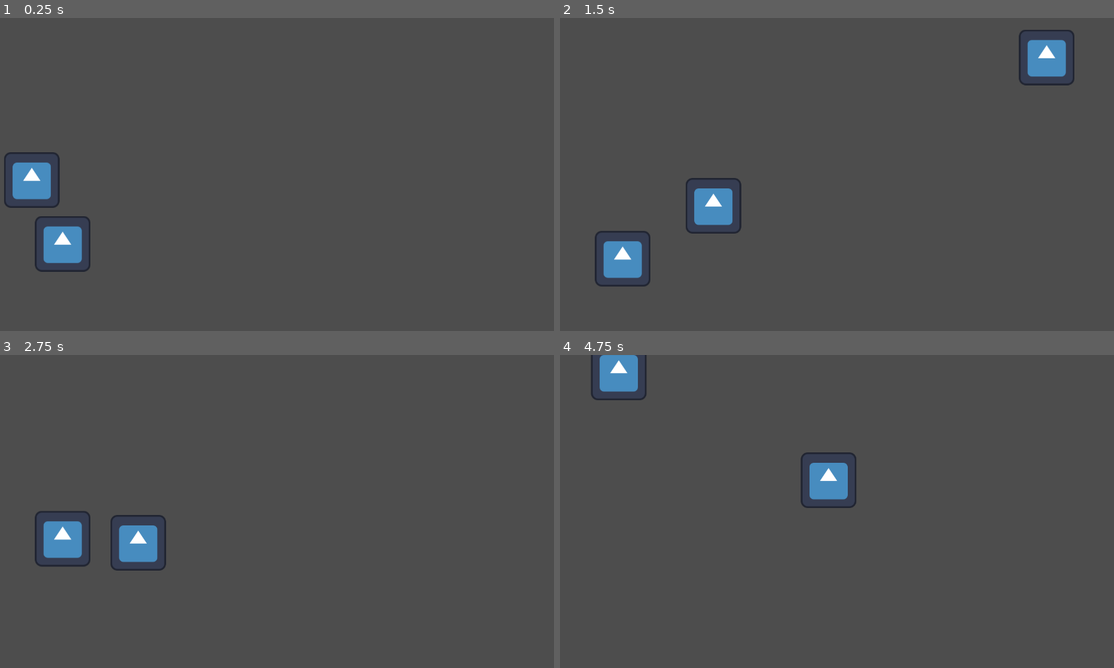
Above: before the commit, frames 1-4 (two rows, left to right).
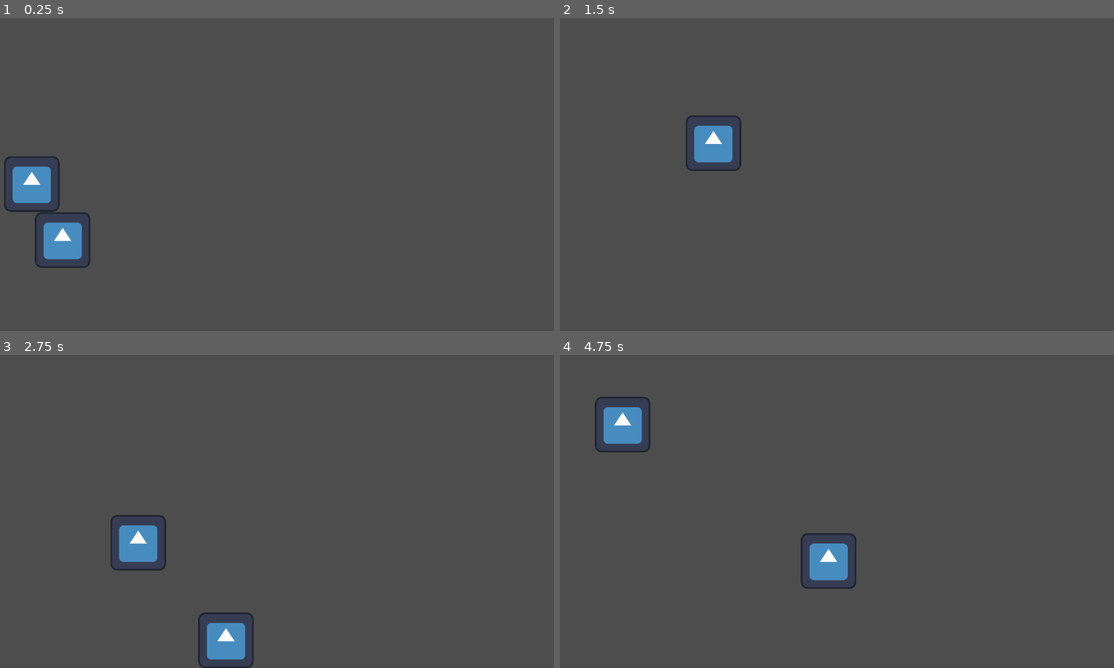
Above: after the commit, the same moments.

Repository: AntDum/EscapeTheBag
Game: Godot game, scene res://scenes/level.tscn
Same seed, same stepped clock (60 frames per second), same inputs: the game is played once before the commit and once after it. The engine's default icon, where the game draws it, is replaced by a stand-in: a white triangle on a blue panel in a dark square.
Inputs:
- Up to frame 1 (0.25 s): no input
- Up to frame 2 (1.5 s): hold D (right) from 0.53 s (still down); tap Space (jump) at 0.77 s
- Up to frame 3 (2.75 s): tap Space (jump) at 1.52 s; release D (right) at 2.03 s; hold A (left) from 2.03 s (still down)
- Up to frame 4 (4.75 s): release A (left) at 2.78 s; hold D (right) 2.78-4.28 s; tap Space (jump) at 3.02, 3.77, 4.52 s; hold A (left) from 4.28 s (still down)

The runs differ from the first frame. In frame 1, 1.0% of the frame differs, in the area x 0-17%, y 42-82%; in frame 2, 4.2%, in the area x 6-93%, y 3-86%; in frame 3, 2.1%; in frame 4, 4.0%.

Commit message:
Add  custom grav to player

Diff:
--- a/project.godot
+++ b/project.godot
@@ -51,10 +51,15 @@
 ]
 }
 
+[layer_names]
+
+2d_physics/layer_1="All"
+2d_physics/layer_2="Victory"
+
 [physics]
 
 common/physics_jitter_fix=0.0
-2d/default_gravity=500.0
+2d/default_gravity=150.0
 common/physics_interpolation=true
 
 [rendering]
--- a/scenes/level.tscn
+++ b/scenes/level.tscn
@@ -8,6 +8,8 @@
 [sub_resource type="WorldBoundaryShape2D" id="WorldBoundaryShape2D_w8frs"]
 
 [sub_resource type="WorldBoundaryShape2D" id="WorldBoundaryShape2D_mx8sn"]
+
+[sub_resource type="WorldBoundaryShape2D" id="WorldBoundaryShape2D_ppgk2"]
 
 [sub_resource type="RectangleShape2D" id="RectangleShape2D_mx8sn"]
 size = Vector2(128, 130)
@@ -47,6 +49,14 @@
 rotation = 4.71239
 shape = SubResource("WorldBoundaryShape2D_w8frs")
 
+[node name="Area2D" type="Area2D" parent="Walls"]
+position = Vector2(57, -96)
+
+[node name="CollisionShape2D" type="CollisionShape2D" parent="Walls/Area2D"]
+rotation = 3.14159
+shape = SubResource("WorldBoundaryShape2D_ppgk2")
+disabled = true
+
 [node name="Platforms" type="Node2D" parent="."]
 
 [node name="Object" parent="Platforms" instance=ExtResource("1_w7c3h")]
--- a/scenes/player.tscn
+++ b/scenes/player.tscn
@@ -7,6 +7,11 @@
 size = Vector2(129, 128)
 
 [node name="Player" type="CharacterBody2D"]
+collision_mask = 3
+floor_max_angle = 1.55334
+floor_snap_length = 5.0
+platform_on_leave = 2
+platform_floor_layers = 4294967293
 script = ExtResource("1_3vyb7")
 
 [node name="Sprite2D" type="Sprite2D" parent="."]
--- a/script/player.gd
+++ b/script/player.gd
@@ -3,12 +3,13 @@
 
 const SPEED = 300.0
 const JUMP_VELOCITY = -1000.0
+@export var GRAVITY = Vector2(0, 980)
 
 
 func _physics_process(delta: float) -> void:
 	# Add the gravity.
 	if not is_on_floor():
-		velocity += get_gravity() * delta
+		velocity += GRAVITY * delta
 
 	# Handle jump.
 	if Input.is_action_just_pressed("jump") and is_on_floor():
Not shown: 1 places in scenes/level.tscn that only renumber resources
Not shown, added: sprites/character/Attack_1.png.import
Not shown, added: sprites/character/Attack_2.png.import
Not shown, added: sprites/character/Charge.png.import
Not shown, added: sprites/character/Dead.png.import
Not shown, added: sprites/character/Fireball.png.import
Not shown, added: sprites/character/Flame_jet.png.import
Not shown, added: sprites/character/Hurt.png.import
Not shown, added: sprites/character/Idle.png.import
Not shown, added: sprites/character/Jump.png.import
Not shown, added: sprites/character/Run.png.import
Not shown, added: sprites/character/Walk.png.import
(and 73 more such lines)
